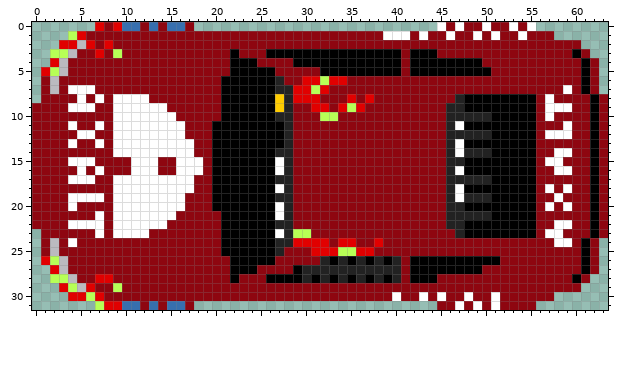
File history of a pixel-art sprite, Assets/Resources/cup24livery24blankalt1.png. The picture above is the old version.
The file is 64x32 pixels.
Now the later version:
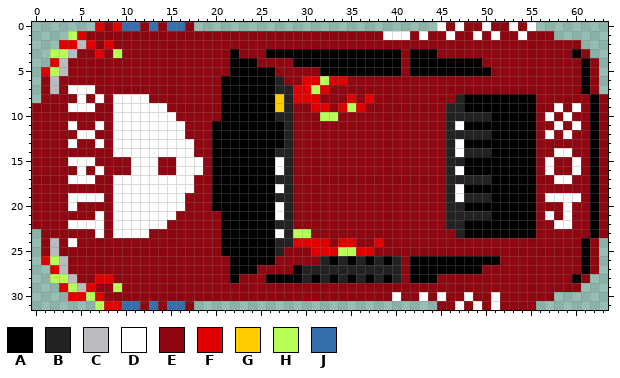
Palette (. is transparent): A #000000  B #222222  C #bbbabf  D #ffffff  E #8e0610  F #e10000  G #ffcc00  H #b7ff56  J #376fae
The edit:
y 7: x 59 D -> E
y 8: x 57 D -> E
y 9: x 57 D -> E; x 59..60 DE -> ED
y 10: x 59 E -> D
y 11: x 58..60 EDE -> DED
y 12: x 58 D -> E
y 15: x 58 D -> E; x 60 E -> D
y 16: x 57..60 EDDE -> DEED
y 17: x 58..59 EE -> DD
y 18: x 57 D -> E; x 59 D -> E
y 19: x 57 E -> D; x 59..60 EE -> DD
y 20: x 57 D -> E
y 21: x 57 E -> D; x 59 E -> D
y 23: x 57..58 DD -> EE
y 24: x 58..59 DD -> EE
Where, in picture pixels (left, top, right, bottom), the same in both pictures:
changed: (545, 85, 581, 247)
